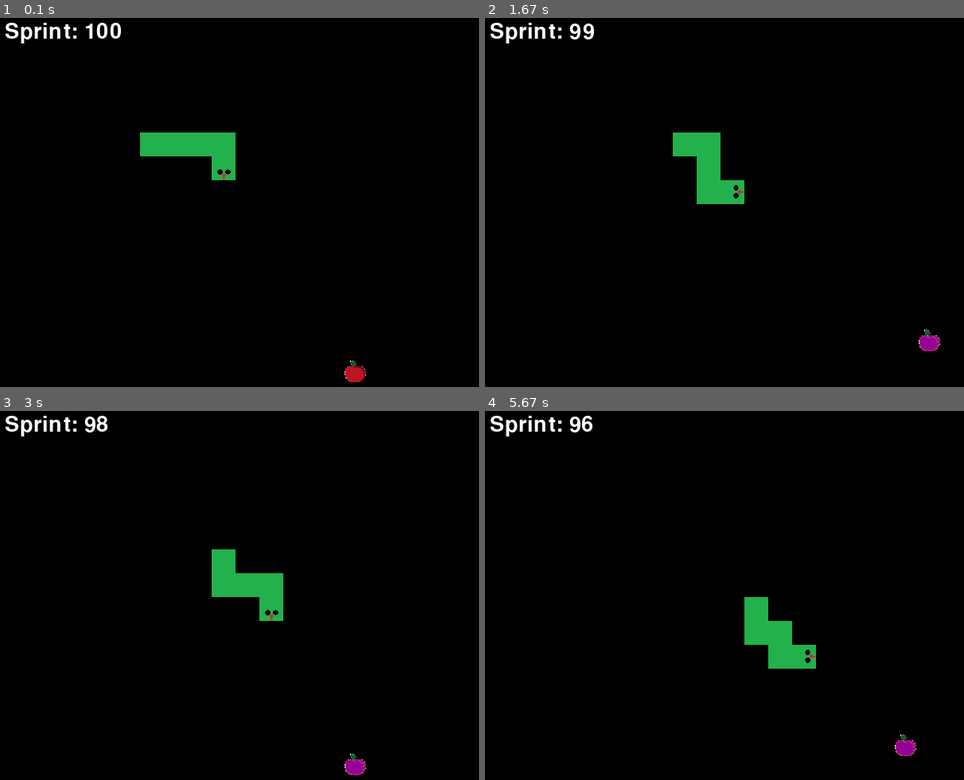
Above: before the commit, frames 1-4 (two rows, left to right).
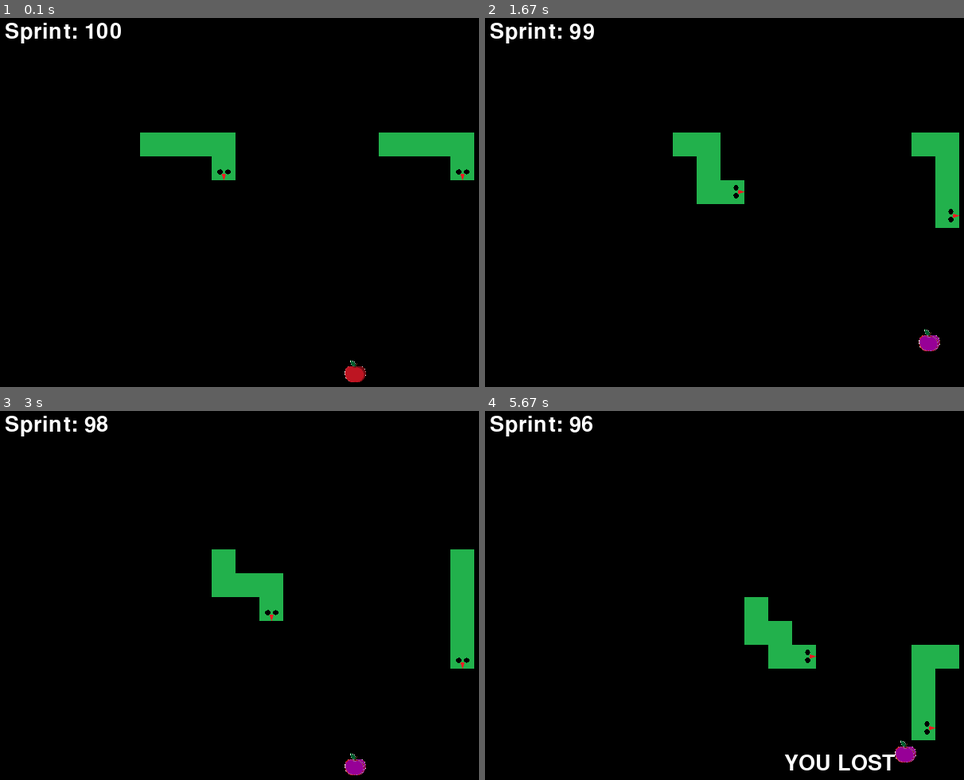
Above: after the commit, the same moments.

Repository: lorinzzz/cursed-snake-game
Game: pygame game, started from main.py
Same seed, same stepped clock (60 frames per second), same inputs: the game is played once before the commit and once after it.
Inputs:
- Up to frame 1 (0.1 s): no input
- Up to frame 2 (1.67 s): hold D 0.33-0.8 s; hold W 0.83-1.13 s; tap Space at 0.9, 1.23, 1.53 s; tap Shift at 0.98 s; hold D 1.17-1.63 s
- Up to frame 3 (3 s): hold A 1.67-2.2 s; tap Space at 1.73, 2.03, 2.3, 2.63, 2.93 s; hold S 2.23-2.53 s; tap Shift at 2.38 s; hold A 2.57-2.97 s
- Up to frame 4 (5.67 s): hold W 3-3.37 s; tap Space at 3.07, 3.47, 3.77, 4.13, 4.53, 4.83, 5.03, 5.33, 5.53 s; hold D 3.4-4.03 s; tap Shift at 3.55, 5.12 s; hold S 4.07-4.43 s; hold A 4.47-4.93 s; hold D 4.97-5.43 s; hold W from 5.47 s (still down)

The runs differ from the first frame. In frame 1, 1.6% of the frame differs, in the area x 79-100%, y 31-44%; in frame 2, 1.6%; in frame 3, 1.6%; in frame 4, 2.2%, in the area x 62-100%, y 63-98%.

Commit message:
multiple snake ai, movement, and draw done

Diff:
--- a/main.py
+++ b/main.py
@@ -60,9 +60,12 @@
             WIN.blit(FOOD, (food.x, food.y))
 
     #display snake
-    WIN.blit(spawn_snake_head(direction), (snakes[0].x, snakes[0].y))
-    for i in range(1, len(snakes)):
-        WIN.blit(SNAKE_BODY, (snakes[i].x, snakes[i].y))
+    for x in range(len(snakes)):
+        for i in range(len(snakes[x])):
+            if i == 0:
+                WIN.blit(spawn_snake_head(direction[i]), (snakes[x][i].x, snakes[x][i].y))
+            elif i > 0:
+                WIN.blit(SNAKE_BODY, (snakes[x][i].x, snakes[x][i].y))
     pygame.display.update()
 
 def draw_end_game():
@@ -91,60 +94,65 @@
             food.y += VEL + sprint - slow_movement
 
 def snake_ai(snakes, food):
-    x_diff = food.x - snakes[0].x
-    y_diff = food.y - snakes[0].y
-
-    if abs(x_diff) > abs(y_diff):
-        if x_diff >= 0:
-            direction = 270
+    direction = []
+    for i in range(len(snakes)):
+        x_diff = food.x - snakes[i][0].x
+        y_diff = food.y - snakes[i][0].y
+
+        if abs(x_diff) > abs(y_diff):
+            if x_diff >= 0:
+                direction.append(270)
+            else:
+                direction.append(90)
         else:
-            direction = 90
-    else:
-        if y_diff >= 0:
-            direction = 180
-        else:
-            direction = 0
+            if y_diff >= 0:
+                direction.append(180)
+            else:
+                direction.append(0)
 
     return direction
 
 def snake_movement(snakes, direction):
-    for i in range(len(snakes) - 1, 0, -1):
-        snakes[i].x = snakes[i-1].x
-        snakes[i].y = snakes[i-1].y
-    if direction == 0:
-        snakes[0].y -= BLOCK_WIDTH
-    elif direction == 180:
-        snakes[0].y += BLOCK_WIDTH
-    elif direction == 90:
-        snakes[0].x -= BLOCK_WIDTH
-    elif direction == 270:
-        snakes[0].x += BLOCK_WIDTH
+    for x in range(len(snakes)):
+        for i in range(len(snakes[x]) - 1, 0, -1):
+            snakes[x][i].x = snakes[x][i-1].x
+            snakes[x][i].y = snakes[x][i-1].y
+        if direction[x] == 0:
+            snakes[x][0].y -= BLOCK_WIDTH
+        elif direction[x] == 180:
+            snakes[x][0].y += BLOCK_WIDTH
+        elif direction[x] == 90:
+            snakes[x][0].x -= BLOCK_WIDTH
+        elif direction[x] == 270:
+            snakes[x][0].x += BLOCK_WIDTH
 
 
 def handle_food_snake_collision(food, snakes):
-    if food.colliderect(snakes[0]):
-        pygame.event.post(pygame.event.Event(food_collided_head_event))
-
-    for i in range(1, len(snakes)):
-        if food.colliderect(snakes[i]):
-            diff_x = snakes[i].x - food.x
-            diff_y = snakes[i].y - food.y
-            print(diff_x, diff_y)
-            if abs(diff_x) > abs(diff_y): # collided horizontally
-                if diff_x >= 0: # collided from left
-                    print("left")
-                    food.x -= 3
-                else: # collided from right
-                    print("right")
-                    food.x += 3
-            elif abs(diff_y) > abs(diff_x): # collided vertically
-                if diff_y >= 0:  #collided from top
-                    print("top")
-                    food.y -= 3
-                else:         #collided from bottom
-                    print("bottom")
-                    food.y += 3
-            # collided diagnaolly??
+    for x in range(len(snakes)):
+        for i in range(len(snakes[x])):
+            if i == 0:
+                if food.colliderect(snakes[x][i]):
+                    pygame.event.post(pygame.event.Event(food_collided_head_event))
+            elif i > 0:
+                if food.colliderect(snakes[x][i]):
+                    diff_x = snakes[x][i].x - food.x
+                    diff_y = snakes[x][i].y - food.y
+                    print(diff_x, diff_y)
+                    if abs(diff_x) > abs(diff_y): # collided horizontally
+                        if diff_x >= 0: # collided from left
+                            print("left")
+                            food.x -= 3
+                        else: # collided from right
+                            print("right")
+                            food.x += 3
+                    elif abs(diff_y) > abs(diff_x): # collided vertically
+                        if diff_y >= 0:  #collided from top
+                            print("top")
+                            food.y -= 3
+                        else:         #collided from bottom
+                            print("bottom")
+                            food.y += 3
+                    # collided diagnaolly??
 
 
 def create_snakes(number_of_snakes, snake_length):
@@ -178,7 +186,7 @@
 
     end_game = 0
 
-    snakes = [pygame.Rect(300 - BLOCK_WIDTH, 150, BLOCK_WIDTH, BLOCK_HEIGHT), pygame.Rect(300 - BLOCK_WIDTH - 30, 150, BLOCK_WIDTH, BLOCK_HEIGHT), pygame.Rect(300 - BLOCK_WIDTH - 60, 150,         BLOCK_WIDTH, BLOCK_HEIGHT), pygame.Rect(300 - BLOCK_WIDTH - 90, 150, BLOCK_WIDTH, BLOCK_HEIGHT), pygame.Rect(300 - BLOCK_WIDTH - 120, 150, BLOCK_WIDTH, BLOCK_HEIGHT)]
+    snakes = [[pygame.Rect(300 - BLOCK_WIDTH, 150, BLOCK_WIDTH, BLOCK_HEIGHT), pygame.Rect(300 - BLOCK_WIDTH - 30, 150, BLOCK_WIDTH, BLOCK_HEIGHT), pygame.Rect(300 - BLOCK_WIDTH - 60, 150,         BLOCK_WIDTH, BLOCK_HEIGHT), pygame.Rect(300 - BLOCK_WIDTH - 90, 150, BLOCK_WIDTH, BLOCK_HEIGHT), pygame.Rect(300 - BLOCK_WIDTH - 120, 150, BLOCK_WIDTH, BLOCK_HEIGHT)], [pygame.Rect(600 - BLOCK_WIDTH, 150, BLOCK_WIDTH, BLOCK_HEIGHT), pygame.Rect(600 - BLOCK_WIDTH - 30, 150, BLOCK_WIDTH, BLOCK_HEIGHT), pygame.Rect(600 - BLOCK_WIDTH - 60, 150,         BLOCK_WIDTH, BLOCK_HEIGHT), pygame.Rect(600 - BLOCK_WIDTH - 90, 150, BLOCK_WIDTH, BLOCK_HEIGHT), pygame.Rect(600 - BLOCK_WIDTH - 120, 150, BLOCK_WIDTH, BLOCK_HEIGHT)]]
 
 
     run = True
